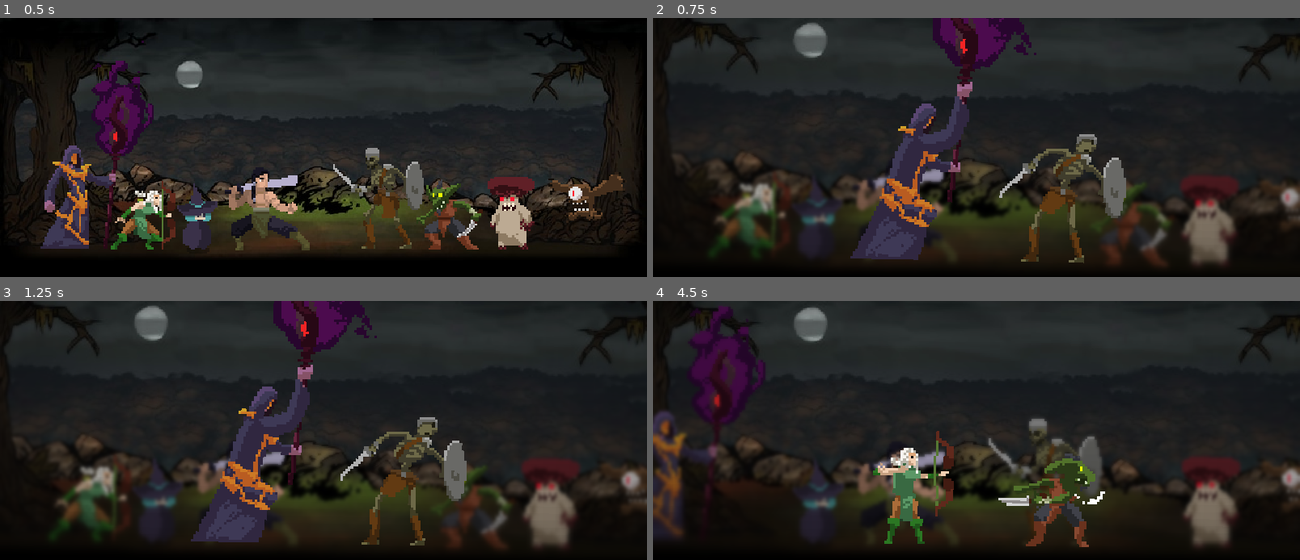
Above: before the commit, frames 1-4 (two rows, left to right).
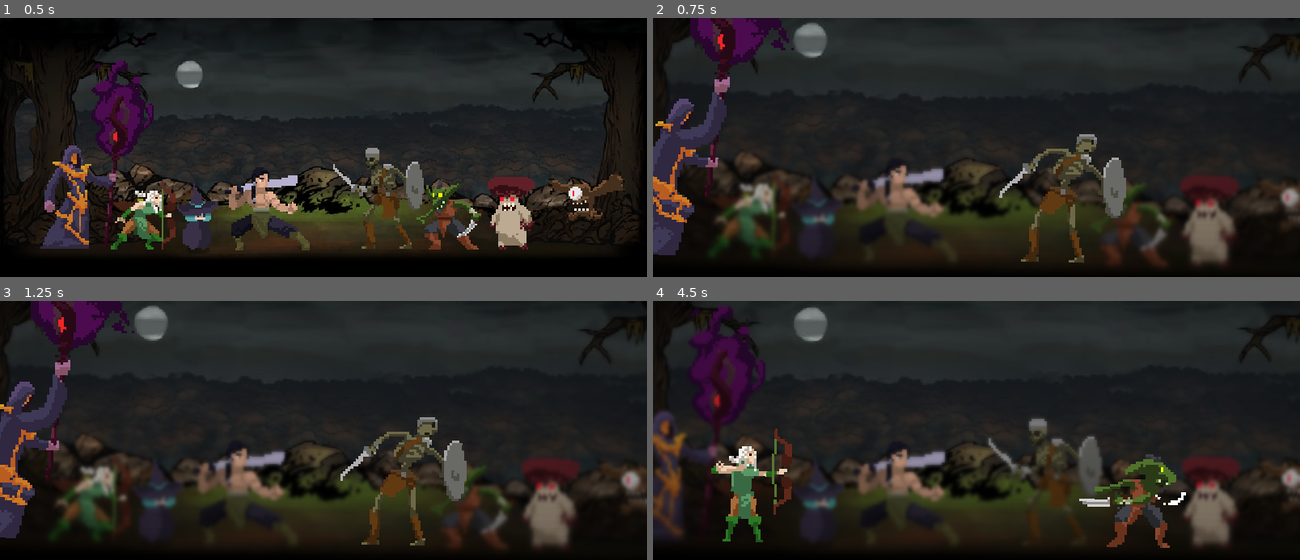
Above: after the commit, the same moments.

Repository: Jev-git/Godot-DarkestDungeon-CombatEffect
Game: Godot game, scene res://Scenes/Combat.tscn
The game is run twice, just before and just after one commit, with the same random seed, the same clock (stepped at 60 frames per second) and the same inputs.
Inputs:
- Up to frame 1 (0.5 s): no input
- Up to frame 2 (0.75 s): tap Enter (ui_accept) at 0.5 s; hold Enter (ui_accept) from 0.53 s (still down)
- Up to frame 3 (1.25 s): keep holding Enter (ui_accept)
- Up to frame 4 (4.5 s): release Enter (ui_accept) at 1.28 s; tap Enter (ui_accept) at 1.35, 1.52, 1.82, 2.85, 3.02, 3.32, 4.35 s; hold Enter (ui_accept) 2.03-2.78 s; hold Enter (ui_accept) 3.53-4.28 s

Frame 1 is identical in both runs. In frame 2, 13% of the frame differs, in the area x 0-60%, y 0-94%; in frame 3, 12%; in frame 4, 7.1%.

Commit message:
+ The attacking unit only move in if the attack is melee

Diff:
--- a/Scenes/EnemyUnits/FlyingEye.tscn
+++ b/Scenes/EnemyUnits/FlyingEye.tscn
@@ -70,6 +70,7 @@
 
 [node name="FlyingEye" type="Node2D"]
 script = ExtResource( 2 )
+m_bIsSkill1Melee = true
 
 [node name="Sprite" type="Sprite" parent="."]
 position = Vector2( 7.85718, -14.5533 )
--- a/Scenes/EnemyUnits/Goblin.tscn
+++ b/Scenes/EnemyUnits/Goblin.tscn
@@ -70,6 +70,7 @@
 
 [node name="Goblin" type="Node2D"]
 script = ExtResource( 2 )
+m_bIsSkill1Melee = true
 
 [node name="Sprite" type="Sprite" parent="."]
 position = Vector2( 10.0472, -0.0113392 )
--- a/Scenes/EnemyUnits/Mushroom.tscn
+++ b/Scenes/EnemyUnits/Mushroom.tscn
@@ -70,6 +70,7 @@
 
 [node name="Mushroom" type="Node2D"]
 script = ExtResource( 1 )
+m_bIsSkill1Melee = true
 
 [node name="Sprite" type="Sprite" parent="."]
 position = Vector2( 11.75, -0.204 )
--- a/Scenes/EnemyUnits/Skeleton.tscn
+++ b/Scenes/EnemyUnits/Skeleton.tscn
@@ -70,6 +70,7 @@
 
 [node name="Skeleton" type="Node2D"]
 script = ExtResource( 2 )
+m_bIsSkill1Melee = true
 
 [node name="Sprite" type="Sprite" parent="."]
 position = Vector2( 11.3265, -0.686401 )
--- a/Scenes/PlayerUnits/BlueWitch.tscn
+++ b/Scenes/PlayerUnits/BlueWitch.tscn
@@ -59,6 +59,7 @@
 
 [node name="BlueWitch" type="Node2D"]
 script = ExtResource( 1 )
+m_bIsSkill1Melee = true
 
 [node name="Sprite" type="Sprite" parent="."]
 position = Vector2( -0.452156, -20.124 )
--- a/Scenes/PlayerUnits/MartialHero.tscn
+++ b/Scenes/PlayerUnits/MartialHero.tscn
@@ -70,6 +70,7 @@
 
 [node name="MartialHero" type="Node2D"]
 script = ExtResource( 1 )
+m_bIsSkill1Melee = true
 
 [node name="Sprite" type="Sprite" parent="."]
 position = Vector2( 1.38638, -20.8603 )
--- a/Scripts/CameraEffects/MoveUnits.gd
+++ b/Scripts/CameraEffects/MoveUnits.gd
@@ -33,23 +33,25 @@
 	m_nFreezePlayerUnit.play_anim("Skill1")
 	m_nFreezeEnemyUnit.play_anim("TakeDamage")
 
-	m_nTween.interpolate_property(m_nFreezePlayerUnit, "position",
-								m_nFreezePlayerUnit.position, Vector2.ZERO,
-								m_fMoveInDuration, Tween.TRANS_SINE, Tween.EASE_IN_OUT)
-	m_nTween.interpolate_property(m_nFreezeEnemyUnit, "position",
-								m_nFreezeEnemyUnit.position, Vector2.ZERO,
-								m_fMoveInDuration, Tween.TRANS_SINE, Tween.EASE_IN_OUT)
+	if m_nFreezePlayerUnit.is_melee_skill("Skill1"):
+		m_nTween.interpolate_property(m_nFreezePlayerUnit, "position",
+									m_nFreezePlayerUnit.position, Vector2.ZERO,
+									m_fMoveInDuration, Tween.TRANS_SINE, Tween.EASE_IN_OUT)
+		m_nTween.interpolate_property(m_nFreezeEnemyUnit, "position",
+									m_nFreezeEnemyUnit.position, Vector2.ZERO,
+									m_fMoveInDuration, Tween.TRANS_SINE, Tween.EASE_IN_OUT)
 	m_nTween.start()
 func move_out():
 	m_nFreezePlayerUnit.set_z_index(0)
 	m_nFreezeEnemyUnit.set_z_index(0)
 
-	m_nTween.interpolate_property(m_nFreezePlayerUnit, "position",
-								m_nFreezePlayerUnit.position, m_fFreezePlayerUnitOrigianlPos,
-								m_fMoveOutDuration, Tween.TRANS_SINE, Tween.EASE_IN_OUT)
-	m_nTween.interpolate_property(m_nFreezeEnemyUnit, "position",
-								m_nFreezeEnemyUnit.position, m_fFreezeEnemyUnitOrigianlPos,
-								m_fMoveOutDuration, Tween.TRANS_SINE, Tween.EASE_IN_OUT)
+	if m_nFreezePlayerUnit.is_melee_skill("Skill1"):
+		m_nTween.interpolate_property(m_nFreezePlayerUnit, "position",
+									m_nFreezePlayerUnit.position, m_fFreezePlayerUnitOrigianlPos,
+									m_fMoveOutDuration, Tween.TRANS_SINE, Tween.EASE_IN_OUT)
+		m_nTween.interpolate_property(m_nFreezeEnemyUnit, "position",
+									m_nFreezeEnemyUnit.position, m_fFreezeEnemyUnitOrigianlPos,
+									m_fMoveOutDuration, Tween.TRANS_SINE, Tween.EASE_IN_OUT)
 	m_nTween.start()
 
 	for nUnit in m_nPlayerTeam.get_children():
--- a/Scripts/Unit.gd
+++ b/Scripts/Unit.gd
@@ -1,5 +1,7 @@
 extends Node2D
 class_name Unit
+
+export var m_bIsSkill1Melee: bool
 
 onready var m_nAnimPlayer: AnimationPlayer = $AnimationPlayer
 
@@ -11,3 +13,6 @@
 
 func stop_anim():
 	m_nAnimPlayer.stop()
+
+func is_melee_skill(_sSkillName: String) -> bool:
+	return m_bIsSkill1Melee
Not shown, changed: readme.md
